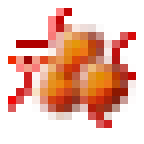
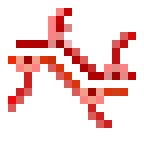
Two versions of the same layered image (144×144). Layer-by-layer changes:
hid "sr_hellamit", painted on it over [32, 24, 136, 120]
